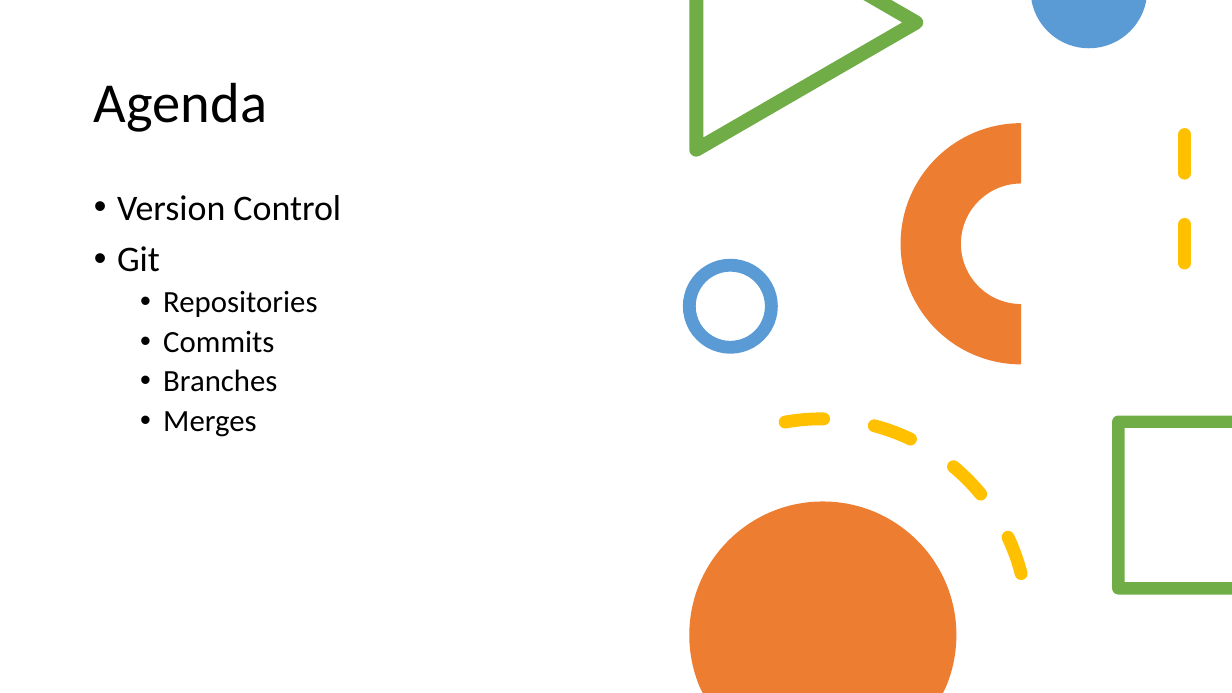
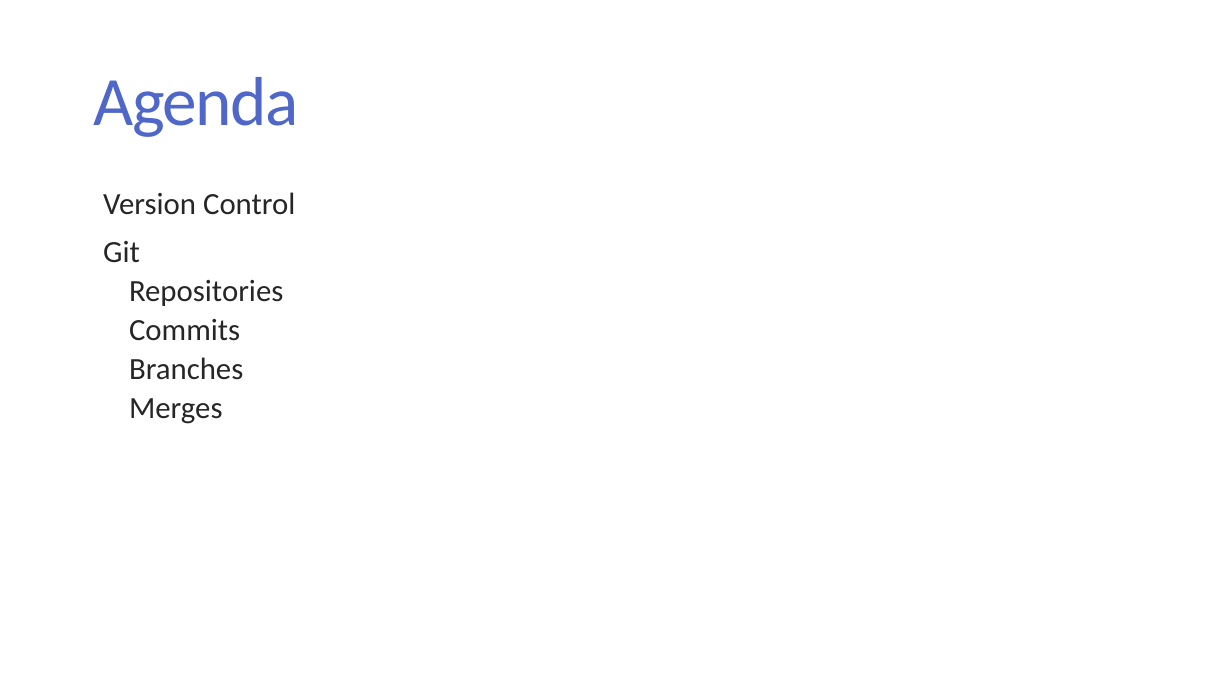
Before and after one commit to diwashrestha/program-and-talks, a slide deck: slide 2 of Working with git and GitHub/Working with Git and GitHub.pptx. Drawn at 1232x693 pixels with LibreOffice and Linux fonts; fonts in the diff are those of the drawing. Boxes give left, top, right and bottom in pixels: in the first picture for what was removed or moved away, otherwise in the second. Text is boxed around its words. In the diff, an @@ line names an element or a change of style, - is before the commit and + after.

```diff
--- a/Working with git and GitHub/Working with Git and GitHub.pptx
+++ b/Working with git and GitHub/Working with Git and GitHub.pptx
@@ freeform shape removed at bbox=[689, 0, 923, 157] @@
@@ freeform shape removed at bbox=[1031, 0, 1146, 48] @@
@@ title "Agenda" at bbox=[94, 77, 299, 137]: size 44 to 54 pt, text colour #000000 to #4E67C8, letter spacing 0 to -1.2 pt; line spacing 0.9 to 0.85 @@
@@ arch (boxed as its full ring) removed at bbox=[901, 123, 1142, 364] @@
@@ line removed from (1185, 135) to (1185, 296) @@
@@ text "Version Control" at bbox=[103, 192, 295, 424]: size 28 to 24 pt in "Version Control", "Git"; text colour #000000 to #262626; bullet • to  ; line spacing 0.9 to 0.85; more space between paragraphs @@
@@ ellipse removed at bbox=[689, 265, 772, 348] @@
@@ arc (boxed as its full ellipse) removed at bbox=[583, 386, 1062, 693] @@
@@ freeform shape removed at bbox=[1113, 416, 1232, 595] @@
@@ freeform shape removed at bbox=[689, 502, 957, 693] @@
```
Also in this commit, not shown: 4 other slides changed, 11 slides added, 4 slides removed.
